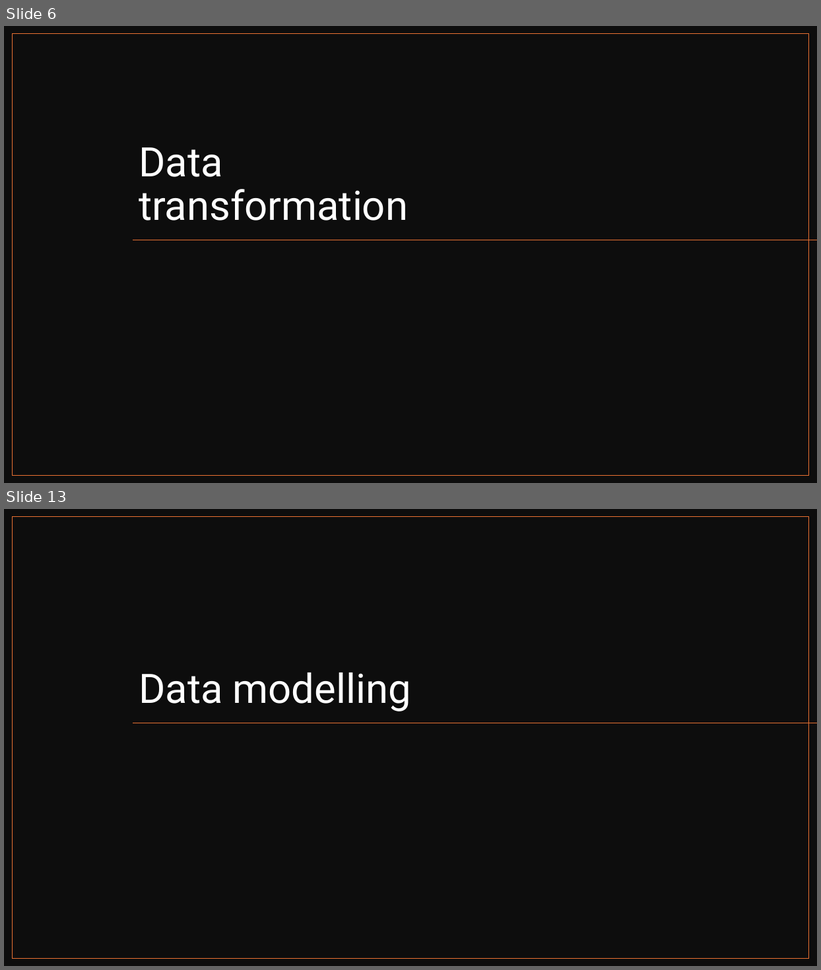
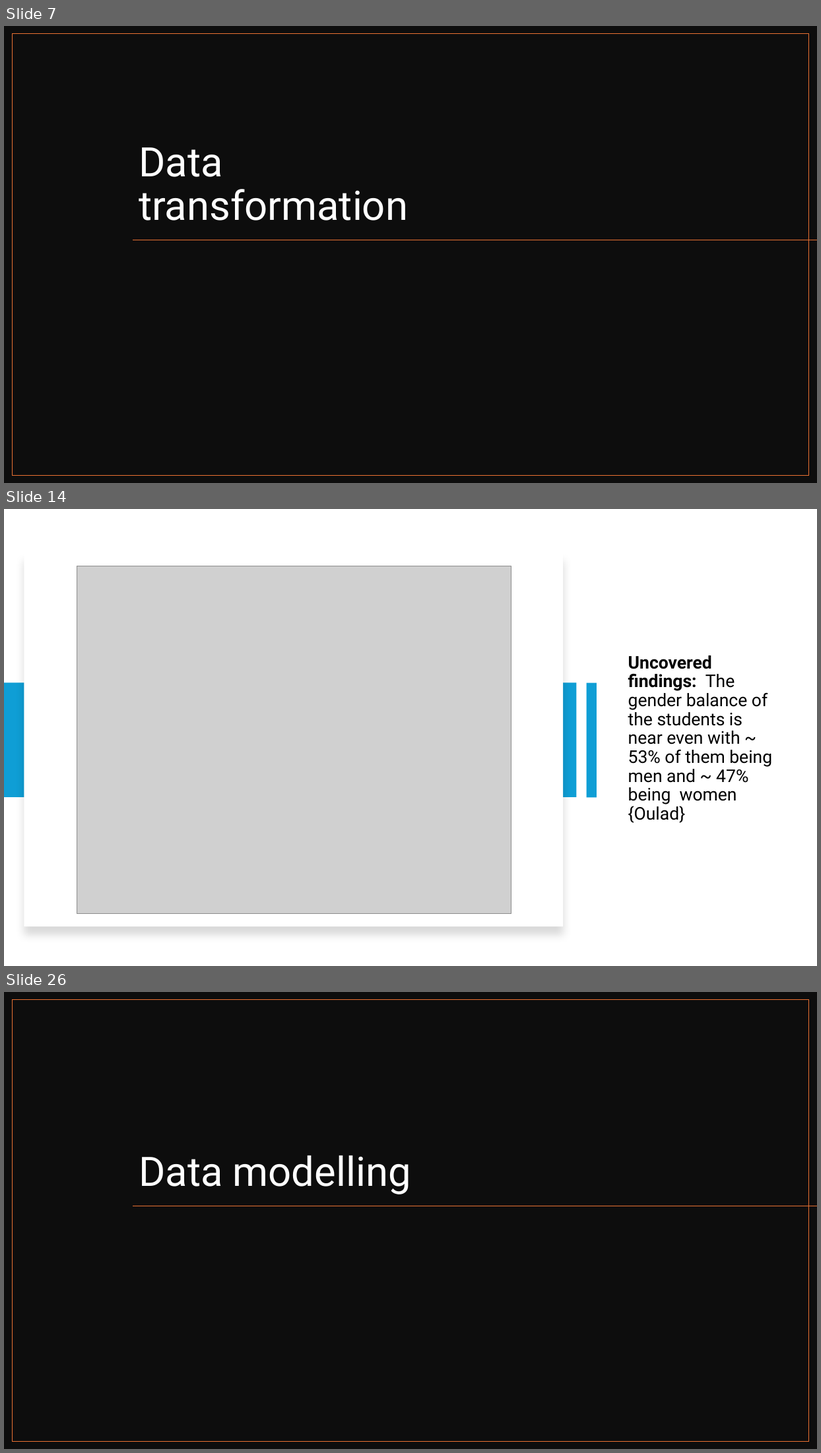
Before and after one commit to ProjectsKoryHasWorkedOn/2024_Grades_Dataset_R_Project, a slide deck: r_project_presentation.pptx. Shown one above the other, each under a label of ours: slides 6 and 13 before the commit, slides 7, 14 and 26 after it; the slides between them are not shown. The pictures are 821x970 and 821x1453 pixels, drawn with LibreOffice and Linux fonts; fonts in the diff are those of the drawing; grey boxes stand for pictures. Boxes give left, top, right and bottom in pixels: in the first picture for what was removed or moved away, otherwise in the second. Text is boxed around its words. In the diff, an @@ line names an element or a change of style, - is before the commit and + after.

Commit message:
near submission date

```diff
--- a/r_project_presentation.pptx
+++ b/r_project_presentation.pptx
@@ slide 14 added at [4, 509, 817, 966], background #FFFFFF @@
@@ rectangle added at [24, 553, 564, 927], fill #FFFFFF @@
@@ picture added at [77, 566, 511, 914] @@
@@ title added at [628, 656, 772, 823], 20.7 pt, text #000000 @@
+Uncovered findings: The gender balance of the students is near even with ~ 53% of them being men and ~ 47% being women {Oulad}
@@ rectangle added at [4, 683, 577, 798], fill #0F9ED5 @@
@@ rectangle added at [586, 683, 597, 798], fill #0F9ED5 @@
@@ what was slide 6 is now slide 7 @@
@@ what was slide 13 is now slide 26 @@
```
Also in this commit, not shown: 4 slides changed, 25 other slides added, 12 slides removed, 11 other files.
